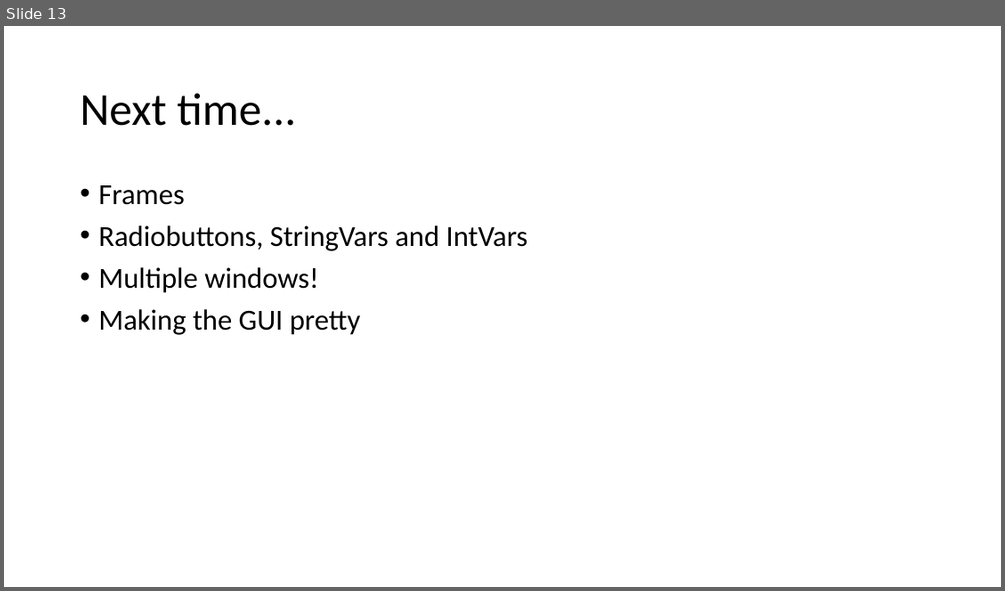
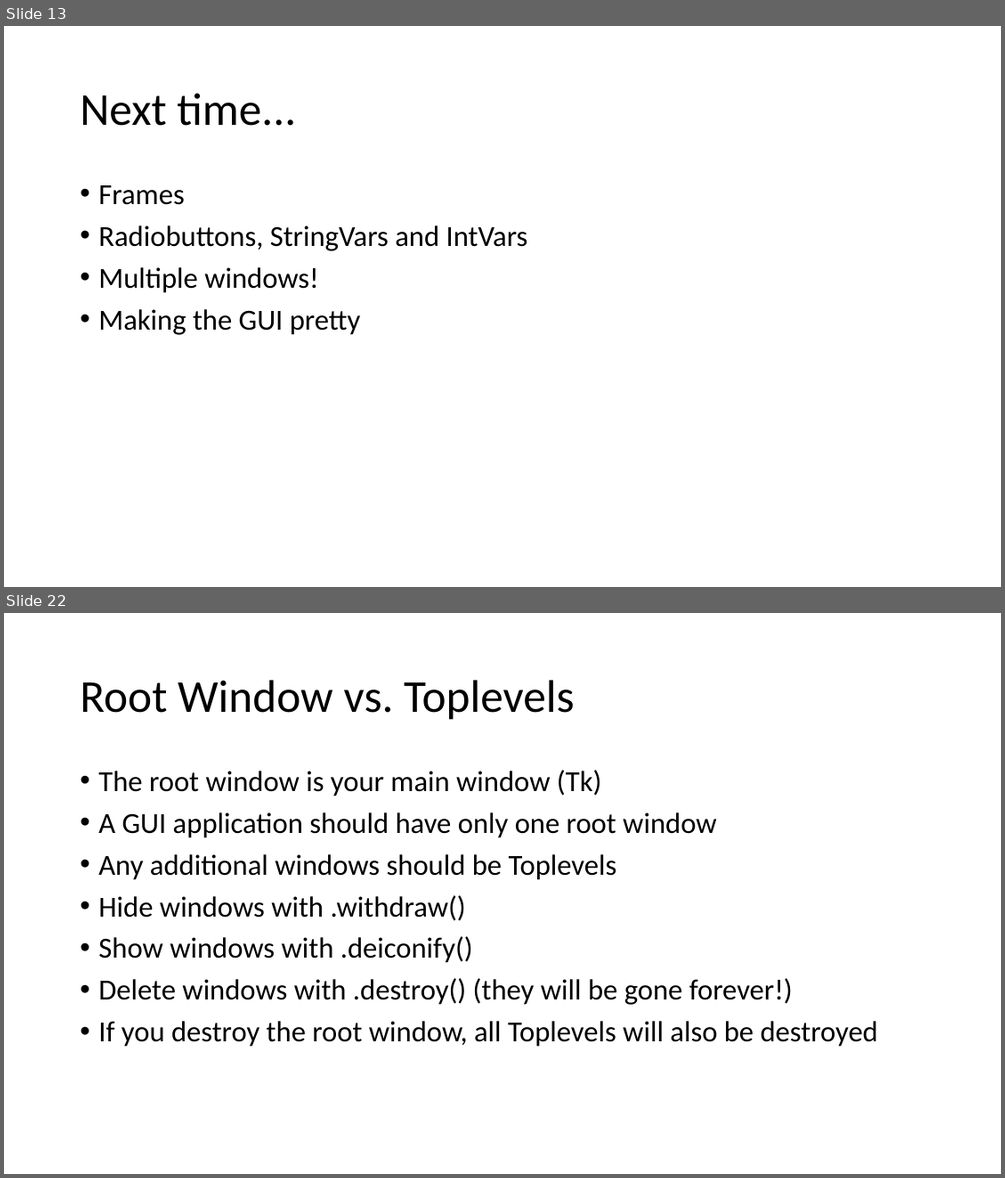
Before and after one commit to sswensen3/cs2316.github.io, a slide deck: slides/tkinter.pptx. Shown one above the other, each under a label of ours: slide 13 before the commit, slides 13 and 22 after it; the slides between them are not shown. The pictures are 1005x591 and 1005x1178 pixels, drawn with LibreOffice and Linux fonts; fonts in the diff are those of the drawing. Boxes give left, top, right and bottom in pixels: in the first picture for what was removed or moved away, otherwise in the second. Text is boxed around its words. In the diff, an @@ line names an element or a change of style, - is before the commit and + after.

```diff
--- a/slides/tkinter.pptx
+++ b/slides/tkinter.pptx
@@ slide 22 added at (x1=4, y1=613, x2=1001, y2=1174), background #FFFFFF @@
@@ title added at (x1=80, y1=680, x2=574, y2=720), 44 pt, text #000000 @@
+Root Window vs. Toplevels
@@ text added at (x1=98, y1=770, x2=878, y2=1046), 28 pt, text #000000 @@
+• The root window is your main window (Tk)
+• A GUI application should have only one root window
+• Any additional windows should be Toplevels
+• Hide windows with .withdraw()
+• Show windows with .deiconify()
+• Delete windows with .destroy() (they will be gone forever!)
+• If you destroy the root window, all Toplevels will also be destroyed
```
Also in this commit, not shown: 10 other slides added.
